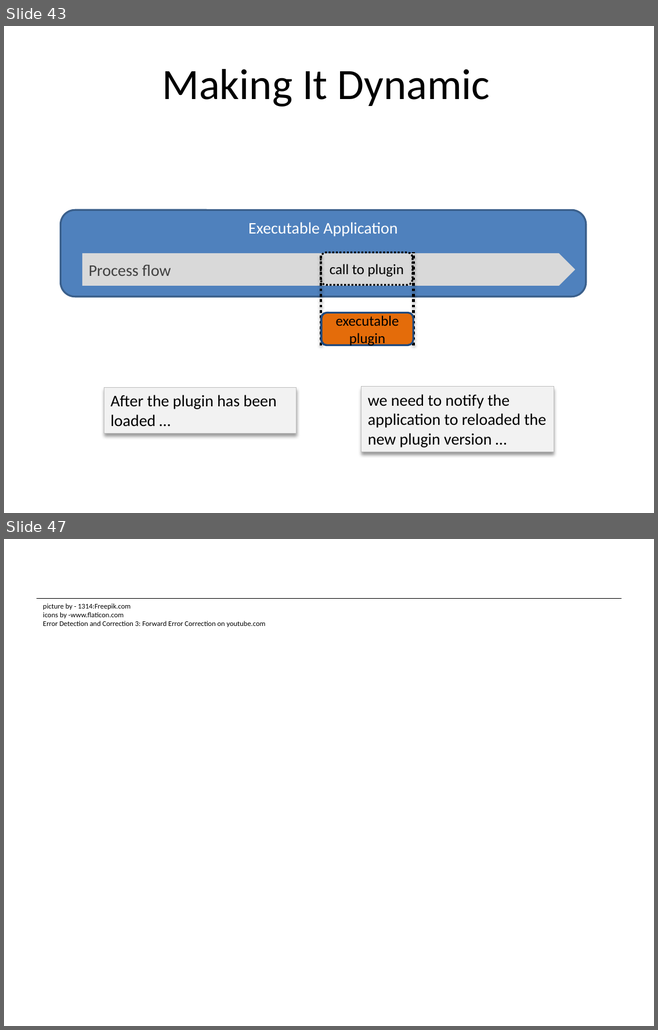
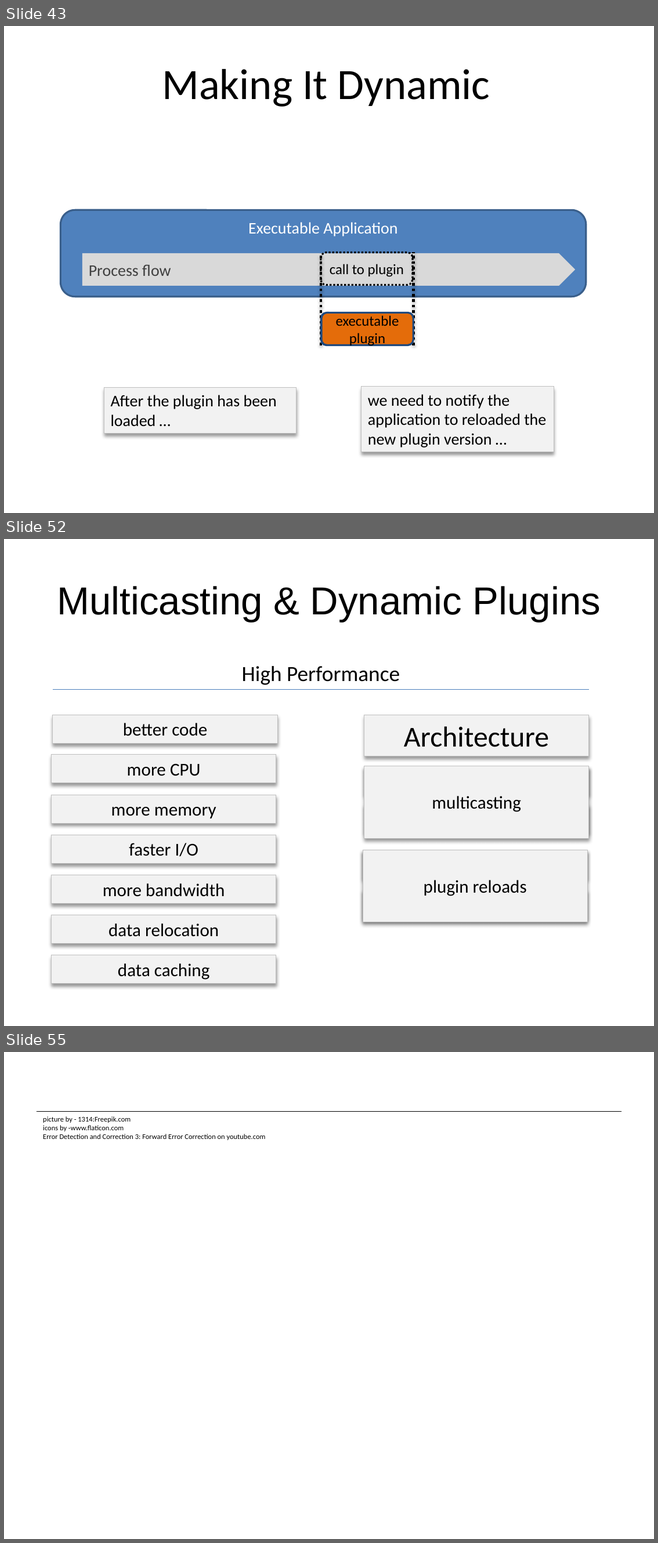
Before and after one commit to dsietz/datadot, a slide deck: Building Clustered Applications in a Distributed Architecture.pptx. Shown one above the other, each under a label of ours: slides 43 and 47 before the commit, slides 43, 52 and 55 after it; the slides between them are not shown. The pictures are 658x1030 and 658x1543 pixels, drawn with LibreOffice and Linux fonts; fonts in the diff are those of the drawing. Boxes give left, top, right and bottom in pixels: in the first picture for what was removed or moved away, otherwise in the second. Text is boxed around its words. In the diff, an @@ line names an element or a change of style, - is before the commit and + after.

```diff
--- a/Building Clustered Applications in a Distributed Architecture.pptx
+++ b/Building Clustered Applications in a Distributed Architecture.pptx
@@ slide 52 added at box(4, 539, 654, 1026), background #FFFFFF @@
@@ title added at box(57, 586, 600, 622), 43.2 pt, text #000000 @@
+Multicasting & Dynamic Plugins
@@ text added at box(242, 666, 400, 685), 24 pt, text #000000 @@
+High Performance
@@ line added from (53, 689) to (589, 689), #4B7EBC 0.75 pt @@
@@ rectangle added at box(53, 715, 278, 744), fill #F2F2F2, outline #BFBFBF 0.75 pt, 20 pt, text #000000 @@
+better code
@@ rectangle added at box(364, 715, 589, 756), fill #F2F2F2, outline #BFBFBF 0.75 pt, 32 pt, text #000000 @@
+Architecture
@@ rectangle added at box(52, 755, 276, 783), fill #F2F2F2, outline #BFBFBF 0.75 pt, 20 pt, text #000000 @@
+more CPU
@@ rectangle added at box(364, 766, 589, 795), fill #F2F2F2, outline #BFBFBF 0.75 pt @@
@@ rectangle added at box(364, 766, 589, 838), fill #F2F2F2, outline #BFBFBF 0.75 pt, 20 pt, text #000000 @@
+multicasting
@@ rectangle added at box(52, 795, 276, 824), fill #F2F2F2, outline #BFBFBF 0.75 pt, 20 pt, text #000000 @@
+more memory
@@ rectangle added at box(364, 805, 589, 833), fill #F2F2F2, outline #BFBFBF 0.75 pt, 20 pt, text #000000 @@
+message brokering
@@ rectangle added at box(52, 835, 276, 864), fill #F2F2F2, outline #BFBFBF 0.75 pt, 20 pt, text #000000 @@
+faster I/O
@@ rectangle added at box(362, 850, 587, 879), fill #F2F2F2, outline #BFBFBF 0.75 pt @@
@@ rectangle added at box(362, 850, 587, 922), fill #F2F2F2, outline #BFBFBF 0.75 pt, 20 pt, text #000000 @@
+plugin reloads
@@ rectangle added at box(52, 875, 276, 903), fill #F2F2F2, outline #BFBFBF 0.75 pt, 20 pt, text #000000 @@
+more bandwidth
@@ rectangle added at box(362, 890, 587, 918), fill #F2F2F2, outline #BFBFBF 0.75 pt, 20 pt, text #000000 @@
+blue / green infrastructure
@@ rectangle added at box(52, 915, 276, 944), fill #F2F2F2, outline #BFBFBF 0.75 pt, 20 pt, text #000000 @@
+data relocation
@@ rectangle added at box(52, 955, 276, 984), fill #F2F2F2, outline #BFBFBF 0.75 pt, 20 pt, text #000000 @@
+data caching
@@ what was slide 47 is now slide 55 @@
```
Also in this commit, not shown: 8 slides changed, 9 other slides added, 2 slides removed.
